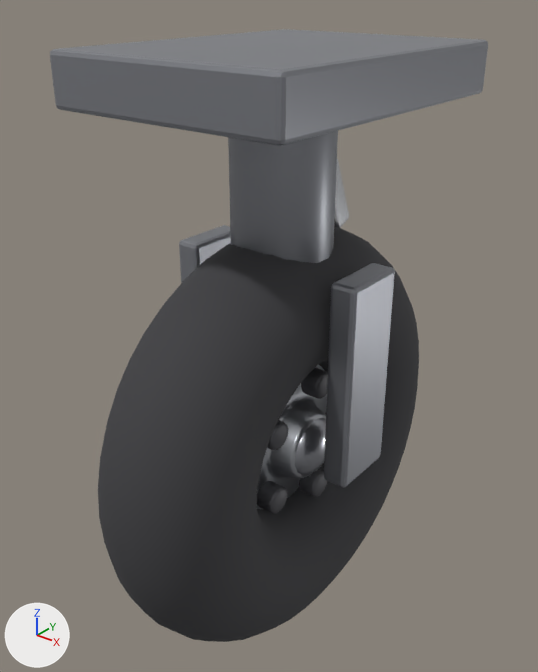
Two versions of the glTF model models/wheel_heavy.glb, one commit apart.
One viewpoint serves both versions: a camera (50 mm lens) standing at (0.988, -1.281, 0.883) and looking at (-0.042, 0.006, 0.085). The lights are fixed; the arrows at lower left show +X, +Y and +Z. The first picture is the older version. Vertices at exactly the same position are counted once.

Objects in the first picture: 'wheel_heavy'.
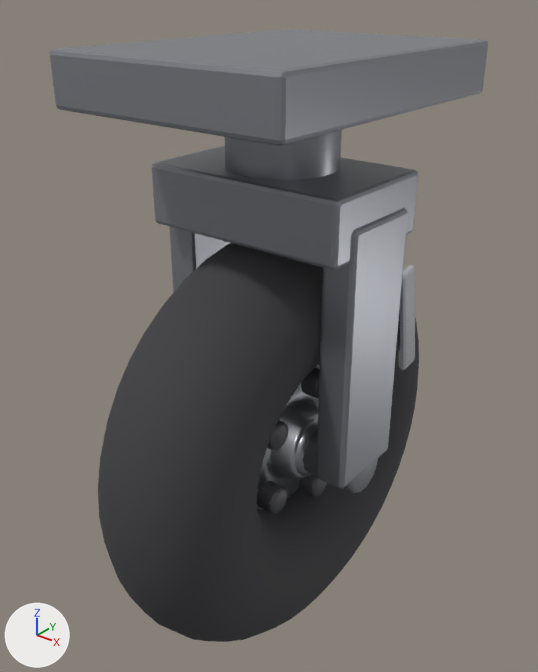
The change in detail:
me_cube is used by ob_wheel_heavy; location (0.0, 0.0, 0.0).
me_cube had 3600 vertices, 7120 faces and spanned x -0.281..0.281, y -0.541..0.541, z -0.716..0.756.
me_cube now has 3655 vertices, 7226 faces and spans x -0.281..0.281, y -0.541..0.541, z -0.716..0.756.
me_cube part 1: the loose piece of 108 vertices spanning x -0.115..0.115, y -0.117..0.117, z 0.271..0.7 is rebuilt with 108 vertices and now spans x -0.123..0.123, y -0.125..0.125, z 0.439..0.7.
me_cube part 2: the loose piece of 80 vertices spanning x -0.121..0.121, y -0.052..0.052, z -0.227..-0.124 is rebuilt with 84 vertices and now spans x -0.257..0.257, y -0.063..0.063, z -0.236..-0.114.
me_cube part 3: the loose piece of 56 vertices spanning x 0.189..0.252, y -0.084..0.084, z -0.188..0.311 is rebuilt with 56 vertices and now spans x 0.182..0.259, y -0.105..0.105, z -0.175..0.439.
me_cube part 4: the loose piece of 56 vertices spanning x -0.252..-0.189, y -0.084..0.084, z -0.188..0.311 is rebuilt with 56 vertices and now spans x -0.259..-0.182, y -0.105..0.105, z -0.175..0.439.
me_cube part 5: a new loose piece of 56 vertices spanning x -0.249..0.249, y -0.157..0.157, z 0.369..0.509, in mat_strut (grey #95979e).
me_cube part 6: a new loose piece of 51 vertices spanning x 0.211..0.231, y 0.157..0.263, z -0.008..0.272, in mat_piston (white #eaecf1).
me_cube part 7: the loose piece of 56 vertices spanning x -0.01..0.01, y 0.15..0.27, z 0.31..0.495 is deleted.
Other edits to the shape of me_cube do not show in these pictures.

What differs and where, as boxes [x1, y1, x2, y2] in the pictures (538 x 672 px):
part 1 of me_cube, rebuilt: before [228, 131, 338, 263]; after [225, 130, 342, 180]
part 2 of me_cube, rebuilt (not visible before): after [302, 429, 378, 493]
part 3 of me_cube, rebuilt (29% wider, 25% taller): before [324, 263, 395, 487]; after [316, 208, 408, 489]
part 4 of me_cube, rebuilt: before [179, 225, 231, 283]; after [169, 226, 230, 293]
part 5 of me_cube, added: after [152, 146, 418, 270]
part 6 of me_cube, added: after [398, 265, 415, 370]
part 7 of me_cube, deleted: before [334, 159, 349, 228]
